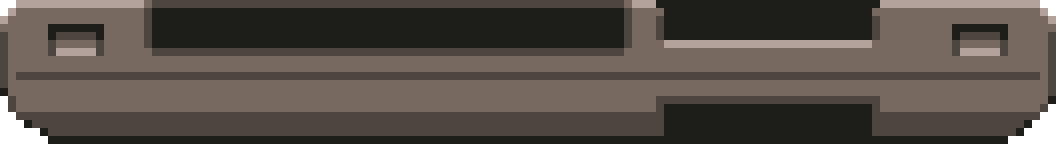
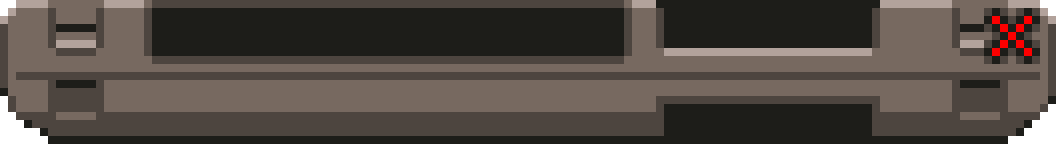
The second 1056×144 image is a revision of the first. Changes to its layers:
added layer "cross clear" above "cart" over [984, 8, 1040, 64]
renamed "top4.png" to "cart", painted on it over [0, 0, 1056, 120]
